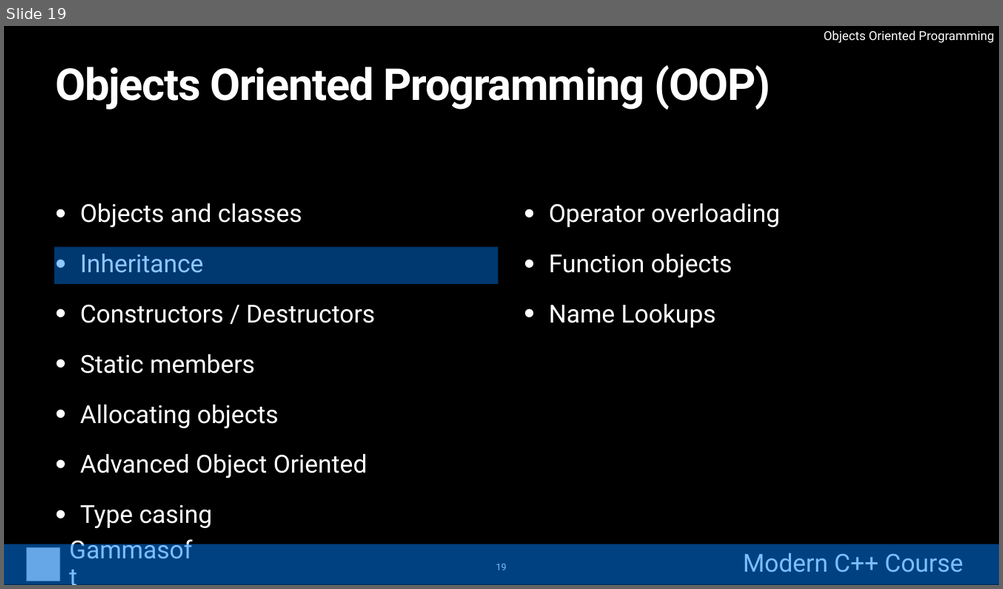
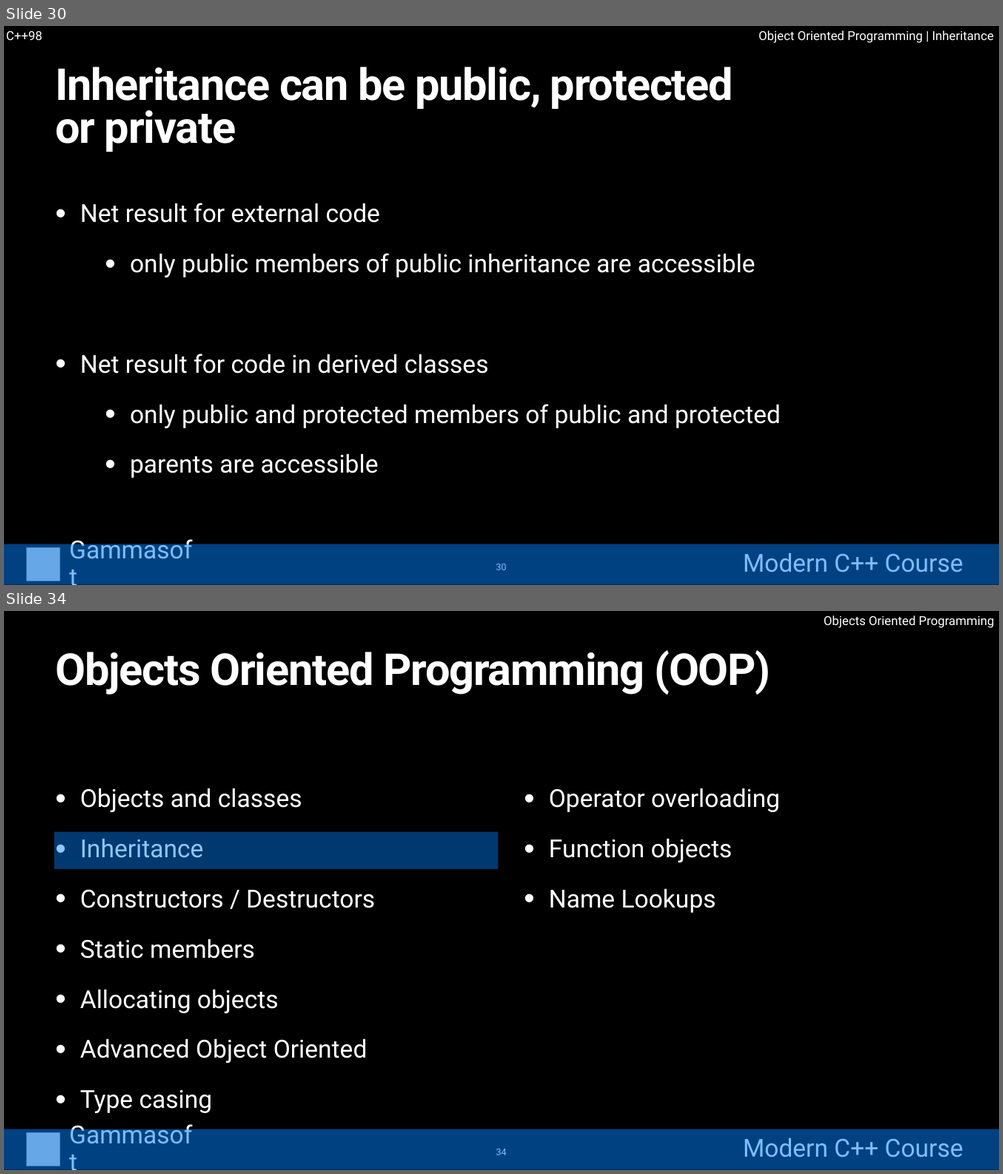
Before and after one commit to gammasoft71/cpp_modern_course, a slide deck: course/powerpoints/object_oriented_programming.pptx. Shown one above the other, each under a label of ours: slide 19 before the commit, slides 30 and 34 after it; the slides between them are not shown. The pictures are 1003x589 and 1003x1174 pixels, drawn with LibreOffice and Linux fonts; fonts in the diff are those of the drawing; grey boxes stand for pictures. Boxes give left, top, right and bottom in pixels: in the first picture for what was removed or moved away, otherwise in the second. Text is boxed around its words. In the diff, an @@ line names an element or a change of style, - is before the commit and + after.

```diff
--- a/course/powerpoints/object_oriented_programming.pptx
+++ b/course/powerpoints/object_oriented_programming.pptx
@@ slide 30 added at [4,26,999,585], background #000000 @@
@@ text added at [6,31,42,40], 24 pt, text #FFFFFF @@
+C++98
@@ text added at [758,30,993,43], 24 pt, text #FFFFFF @@
+Object Oriented Programming | Inheritance
@@ title added at [55,67,733,152], 85 pt, text #FFFFFF, bold @@
+Inheritance can be public, protected
+or private
@@ text added at [80,203,780,478], 48 pt, text #FFFFFF @@
+• Net result for external code
+    • only public members of public inheritance are accessible
+• Net result for code in derived classes
+    • only public and protected members of public and protected
+    • parents are accessible
@@ group added at [4,544,998,585]: 2 texts, 1 picture, 1 rectangle @@
+Gammasoft
+Modern C++ Course
@@ page number added at [496,564,506,571], 18 pt, text #FFFFFF @@
+30
@@ what was slide 19 is now slide 34 @@
@@ page number at [496,1149,506,1156]: text changed @@
-19
+34
```
Also in this commit, not shown: 4 slides changed, 14 other slides added.
